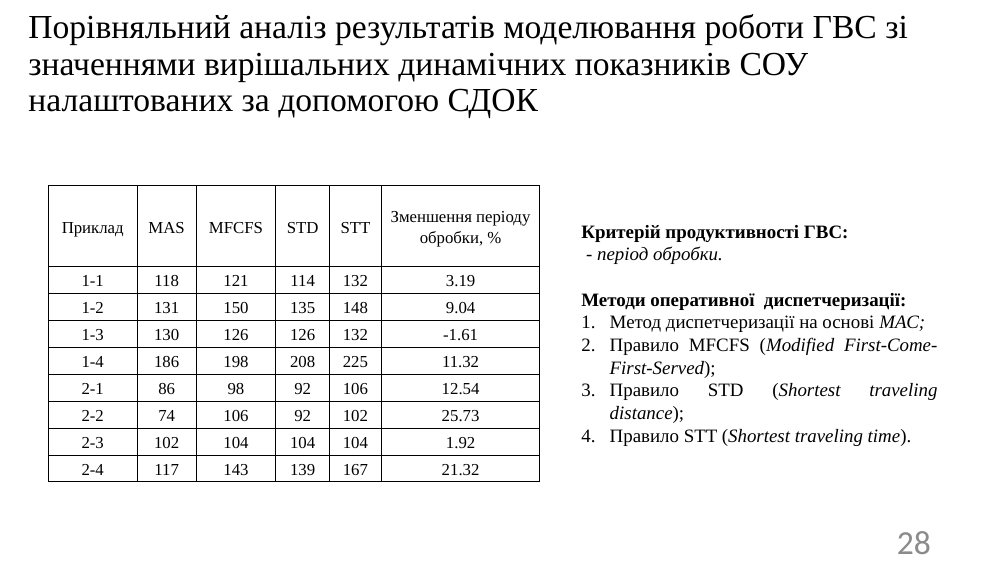
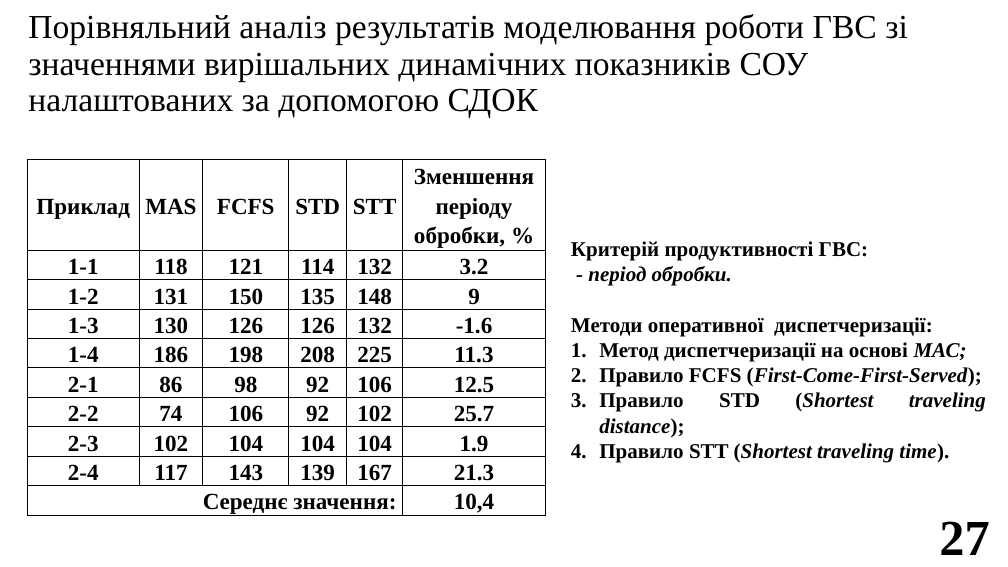
Before and after one commit to SPS-ik/diss, a slide deck: slide 27 of !pres.pptx (slide 28 before the commit). Drawn at 1008x567 pixels with LibreOffice and Linux fonts; fonts in the diff are those of the drawing. Boxes give left, top, right and bottom in pixels: in the first picture for what was removed or moved away, otherwise in the second. Text is boxed around its words. In the diff, an @@ line names an element or a change of style, - is before the commit and + after.

```diff
--- a/!pres.pptx
+++ b/!pres.pptx
@@ table at (27,159,546,518) @@
-row 1: Приклад | MAS | MFCFS | STD | STT | Зменшення періоду обробки, %
-row 2: 1-1 | 118 | 121 | 114 | 132 | 3.19
-row 3: 1-2 | 131 | 150 | 135 | 148 | 9.04
-row 4: 1-3 | 130 | 126 | 126 | 132 | -1.61
-row 5: 1-4 | 186 | 198 | 208 | 225 | 11.32
-row 6: 2-1 | 86 | 98 | 92 | 106 | 12.54
-row 7: 2-2 | 74 | 106 | 92 | 102 | 25.73
-row 8: 2-3 | 102 | 104 | 104 | 104 | 1.92
-row 9: 2-4 | 117 | 143 | 139 | 167 | 21.32
+row 1: Приклад | MAS | FCFS | STD | STT | Зменшення періоду обробки, %
+row 2: 1-1 | 118 | 121 | 114 | 132 | 3.2
+row 3: 1-2 | 131 | 150 | 135 | 148 | 9
+row 4: 1-3 | 130 | 126 | 126 | 132 | -1.6
+row 5: 1-4 | 186 | 198 | 208 | 225 | 11.3
+row 6: 2-1 | 86 | 98 | 92 | 106 | 12.5
+row 7: 2-2 | 74 | 106 | 92 | 102 | 25.7
+row 8: 2-3 | 102 | 104 | 104 | 104 | 1.9
+row 9: 2-4 | 117 | 143 | 139 | 167 | 21.3
+row 10: Середнє значення: |  |  |  |  | 10,4
@@ table: place and size @@
-table at (48,186,539,482)
+table at (27,159,546,518)
@@ text "Критерій продуктивності ГВС:": place and size @@
-text "Критерій продуктивності ГВС:" at (581,225,937,446)
+text "Критерій продуктивності ГВС:" at (571,241,986,463)
@@ text at (571,241,986,463): size 18 to 20 pt in "Критерій продуктивності ГВС:", "- період обробки.", "Методи оперативної диспетчеризації:", "Метод диспетчеризації на основі МАС;" and 2 more places; bold on in "- період обробки.", "Метод диспетчеризації на основі МАС;", "Правило STD (Shortest traveling distance);", "Правило STT (Shortest traveling time)." @@
@@ text at (599,367,982,387): text changed; size 18 to 20 pt; bold on @@
-2. Правило MFCFS (Modified First-Come-First-Served);
+2. Правило FCFS (First-Come-First-Served);
@@ page number removed at (897,531,931,554) @@
-28
@@ page number added at (939,521,989,555), 48 pt, text #000000, bold @@
+27
```
Also in this commit, not shown: 28 other slides changed, 1 slide added, 1 slide removed.
